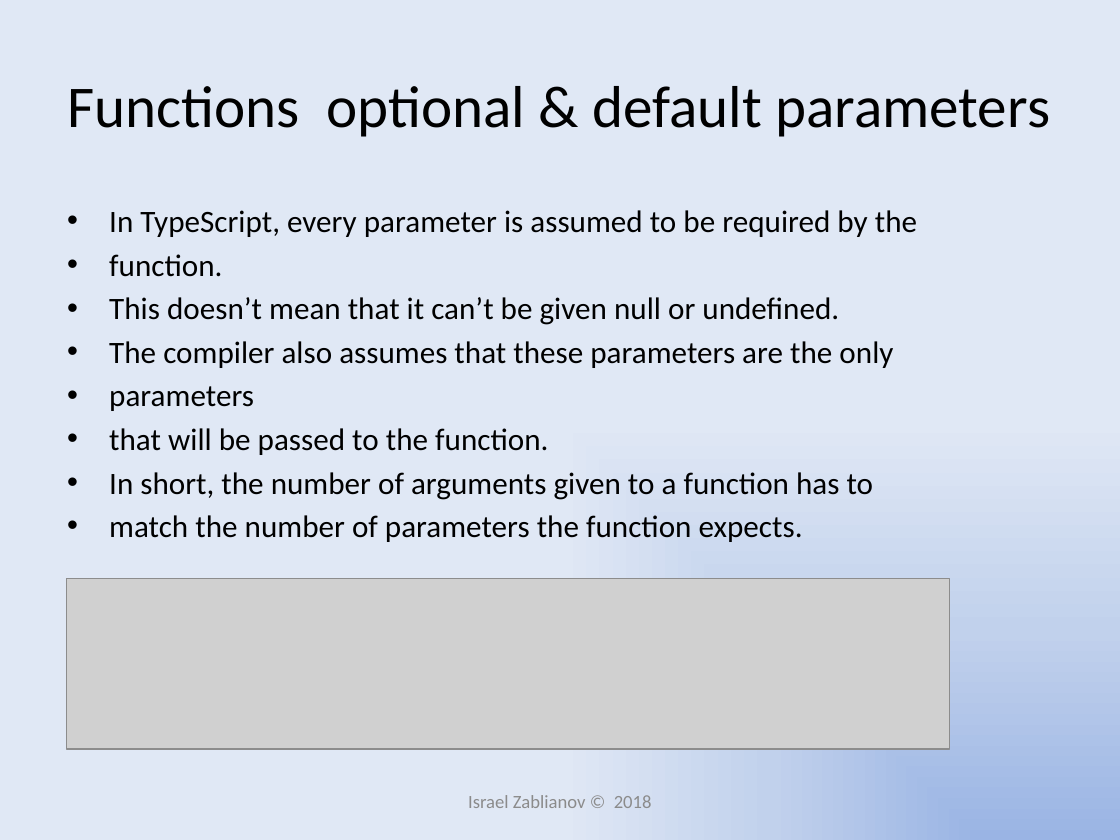
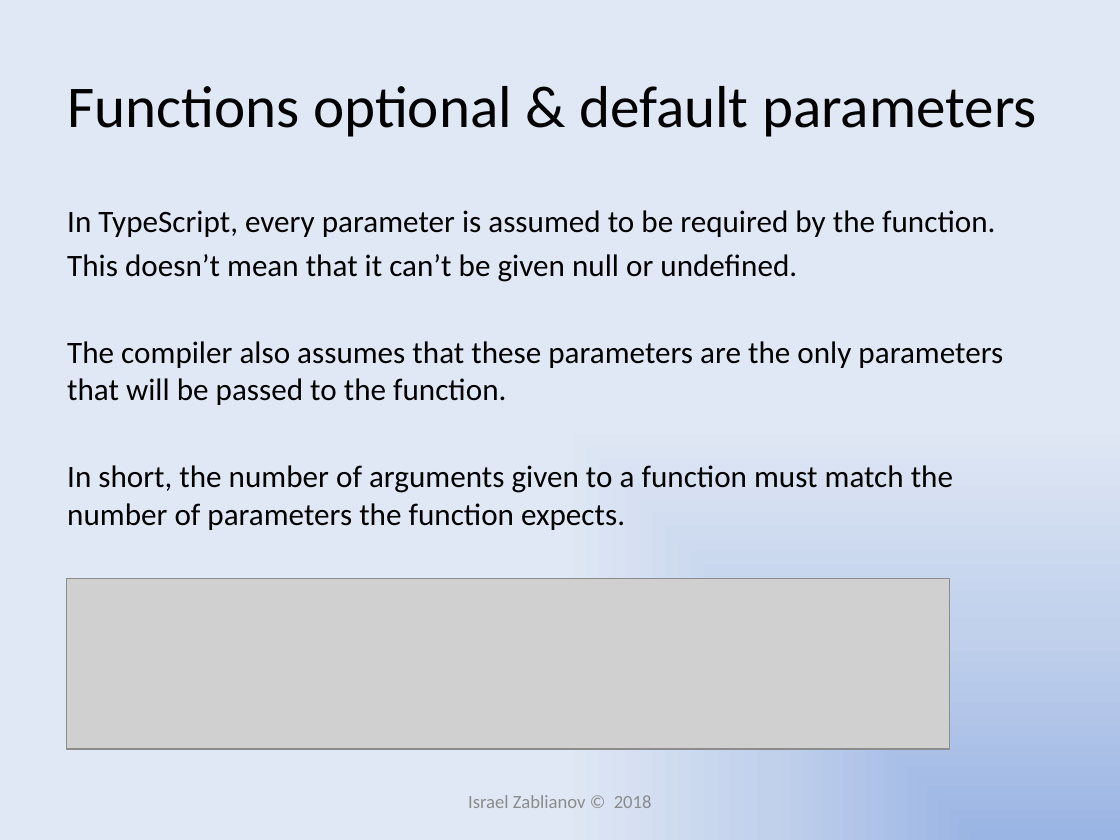
Before and after one commit to IsraelZablianov/TypeScript-Course, a slide deck: slide 19 of Introduction to TypeScript.pptx. Drawn at 1120x840 pixels with LibreOffice and Linux fonts; fonts in the diff are those of the drawing; grey boxes stand for pictures. Boxes give left, top, right and bottom in pixels: in the first picture for what was removed or moved away, otherwise in the second. Text is boxed around its words. In the diff, an @@ line names an element or a change of style, - is before the commit and + after.

Commit message:
updating files

```diff
--- a/Introduction to TypeScript.pptx
+++ b/Introduction to TypeScript.pptx
@@ title "Functions optional & default parameters" rewrapped from <box>67,86,1050,137</box> to <box>67,86,1037,137</box> @@
@@ text at <box>67,210,995,237</box>: text changed @@
-• In TypeScript, every parameter is assumed to be required by the
-• function.
+In TypeScript, every parameter is assumed to be required by the function.
@@ text at <box>67,254,797,282</box>: bullet • to none @@
@@ text at <box>67,341,1003,530</box>: text changed @@
-• The compiler also assumes that these parameters are the only
-• parameters
-• that will be passed to the function.
-• In short, the number of arguments given to a function has to
-• match the number of parameters the function expects.
+The compiler also assumes that these parameters are the only parameters that will be passed to the function.
+In short, the number of arguments given to a function must match the number of parameters the function expects.
```
Also in this commit, not shown: 7 other slides changed.
